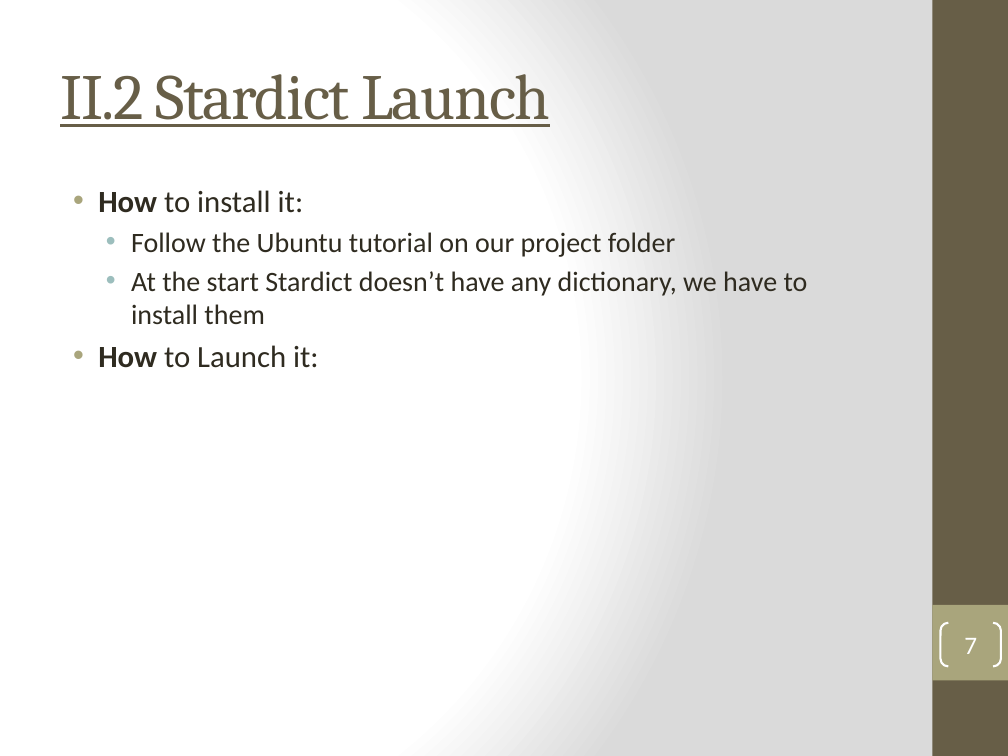
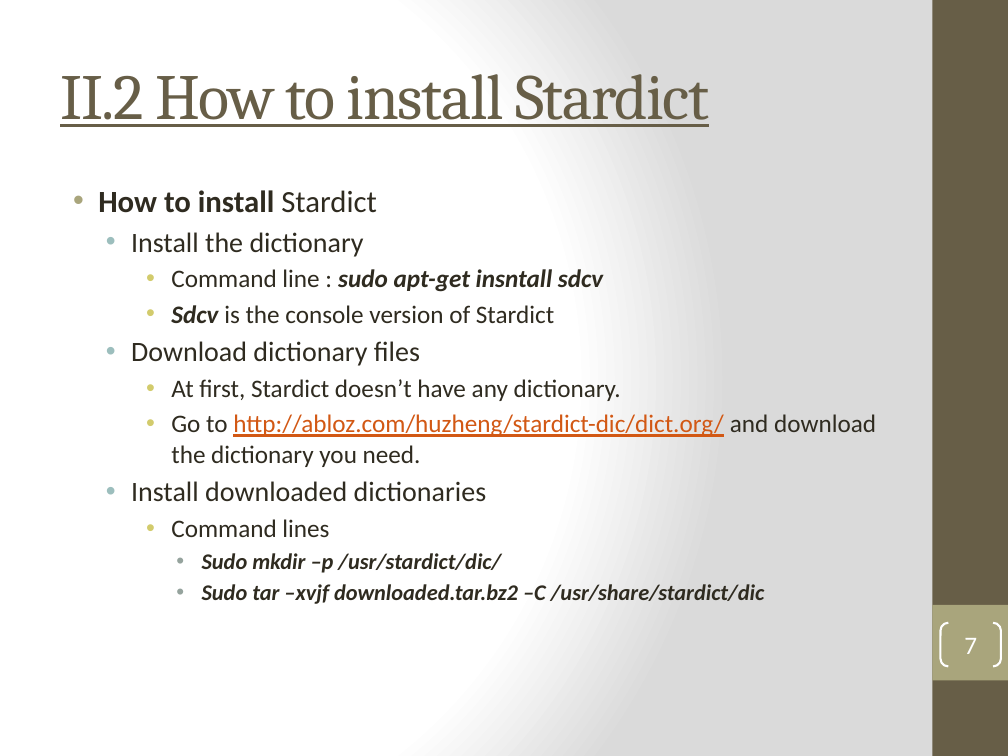
Before and after one commit to kiago/isepse2014, a slide deck: slide 7 of projects/dictionary/Project_Presentation.pptx. Drawn at 1008x756 pixels with LibreOffice and Linux fonts; fonts in the diff are those of the drawing. Boxes give left, top, right and bottom in pixels: in the first picture for what was removed or moved away, otherwise in the second. Text is boxed around its words. In the diff, an @@ line names an element or a change of style, - is before the commit and + after.

Commit message:
update project_presentation

```diff
--- a/projects/dictionary/Project_Presentation.pptx
+++ b/projects/dictionary/Project_Presentation.pptx
@@ title at <box>60,74,709,127</box>: text changed @@
-II.2 Stardict Launch
+II.2 How to install Stardict
@@ text at <box>98,190,876,604</box>: text changed; size 20 to 18 pt @@
-• How to install it:
-  • Follow the Ubuntu tutorial on our project folder
-  • At the start Stardict doesn’t have any dictionary, we have to install them
-• How to Launch it:
+• How to install Stardict
+  • Install the dictionary
+    • Command line : sudo apt-get insntall sdcv
+    • Sdcv is the console version of Stardict
+  • Download dictionary files
+    • At first, Stardict doesn’t have any dictionary.
+    • Go to http://abloz.com/huzheng/stardict-dic/dict.org/ and download the dictionary you need.
+  • Install downloaded dictionaries
+    • Command lines
+      • Sudo mkdir –p /usr/stardict/dic/
+      • Sudo tar –xvjf downloaded.tar.bz2 –C /usr/share/stardict/dic
```
Also in this commit, not shown: 10 other slides changed, 6 slides added.
